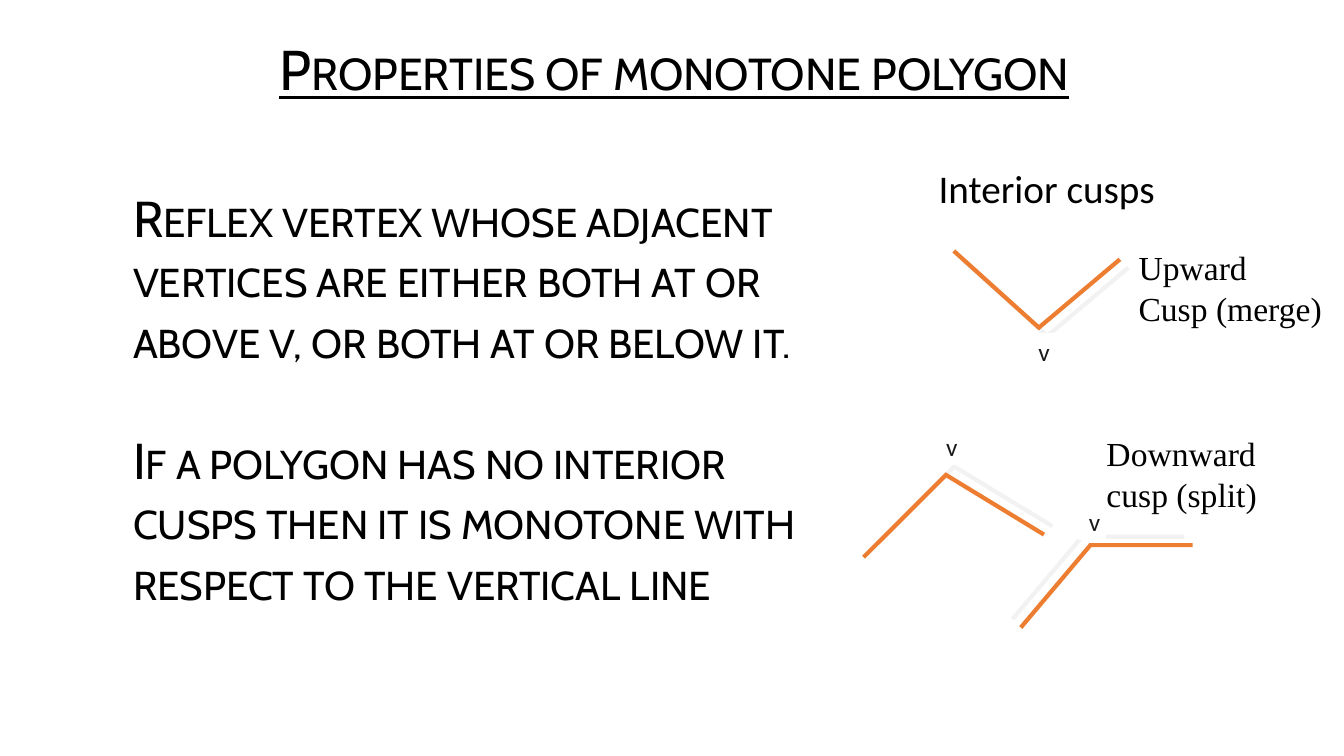
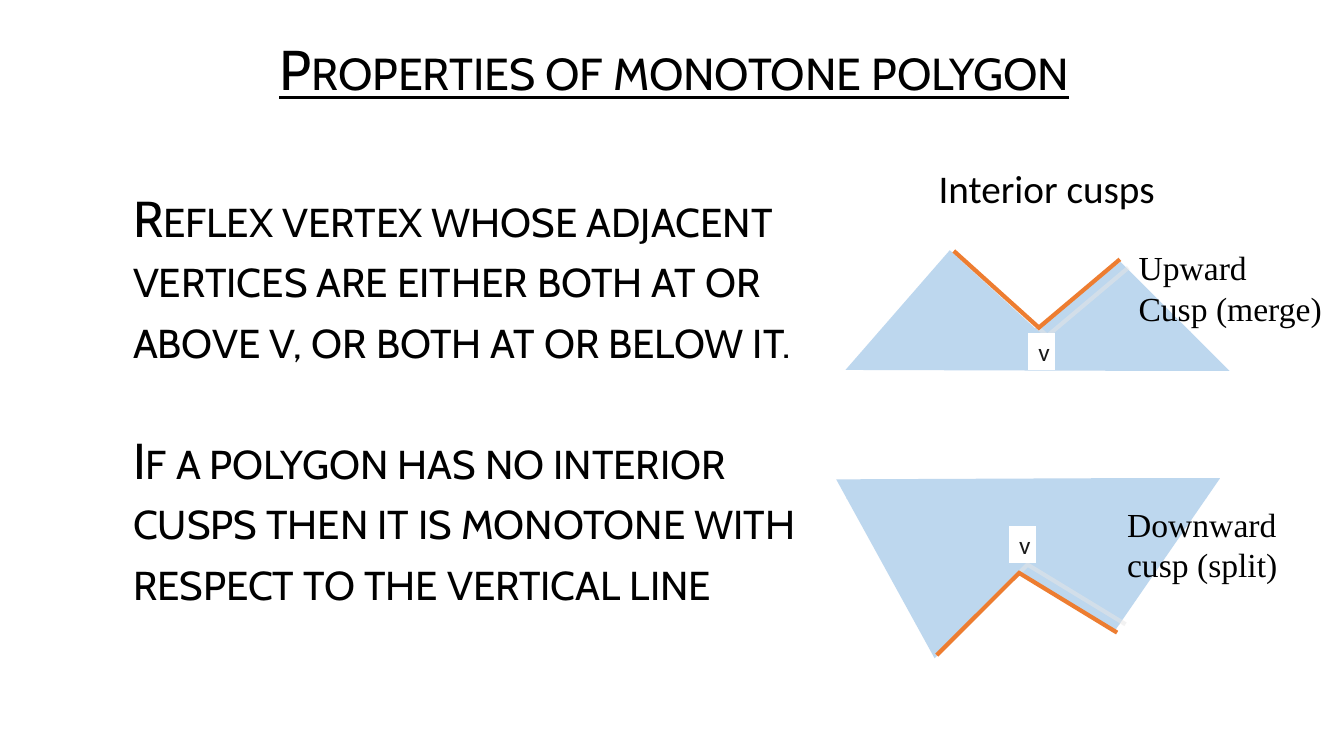
Before and after one commit to USFDataVisualization/Computational-Geometry-Lecture, a slide deck: slide 24 of L07-polygon_partitioning.pptx (slide 23 before the commit). Drawn at 1344x756 pixels with LibreOffice and Linux fonts; fonts in the diff are those of the drawing; background and template pictures are left out. Boxes give left, top, right and bottom in pixels: in the first picture for what was removed or moved away, otherwise in the second. Text is boxed around its words. In the diff, an @@ line names an element or a change of style, - is before the commit and + after.

```diff
--- a/L07-polygon_partitioning.pptx
+++ b/L07-polygon_partitioning.pptx
@@ freeform shape added at <box>846,250,1230,371</box>, fill pattern #BDD7EE on #FFFFFF @@
@@ freeform shape added at <box>837,478,1221,658</box>, fill pattern #BDD7EE on #FFFFFF @@
@@ rectangle removed at <box>1079,504,1105,540</box> @@
-v
@@ text "Downward cusp (split)": place and size @@
-text "Downward cusp (split)" at <box>1106,442,1256,513</box>
+text "Downward cusp (split)" at <box>1127,510,1277,583</box>
@@ rectangle "v": place and size @@
-rectangle "v" at <box>937,429,963,465</box>
+rectangle "v" at <box>1009,526,1035,563</box>
@@ freeform shape removed at <box>1021,545,1193,628</box> @@
@@ freeform shape: place and size @@
-freeform shape at <box>864,475,1045,558</box>
+freeform shape at <box>937,573,1117,655</box>
```
Also in this commit, not shown: 5 other slides changed, 1 slide added, 1 slide removed, 9 other files.
